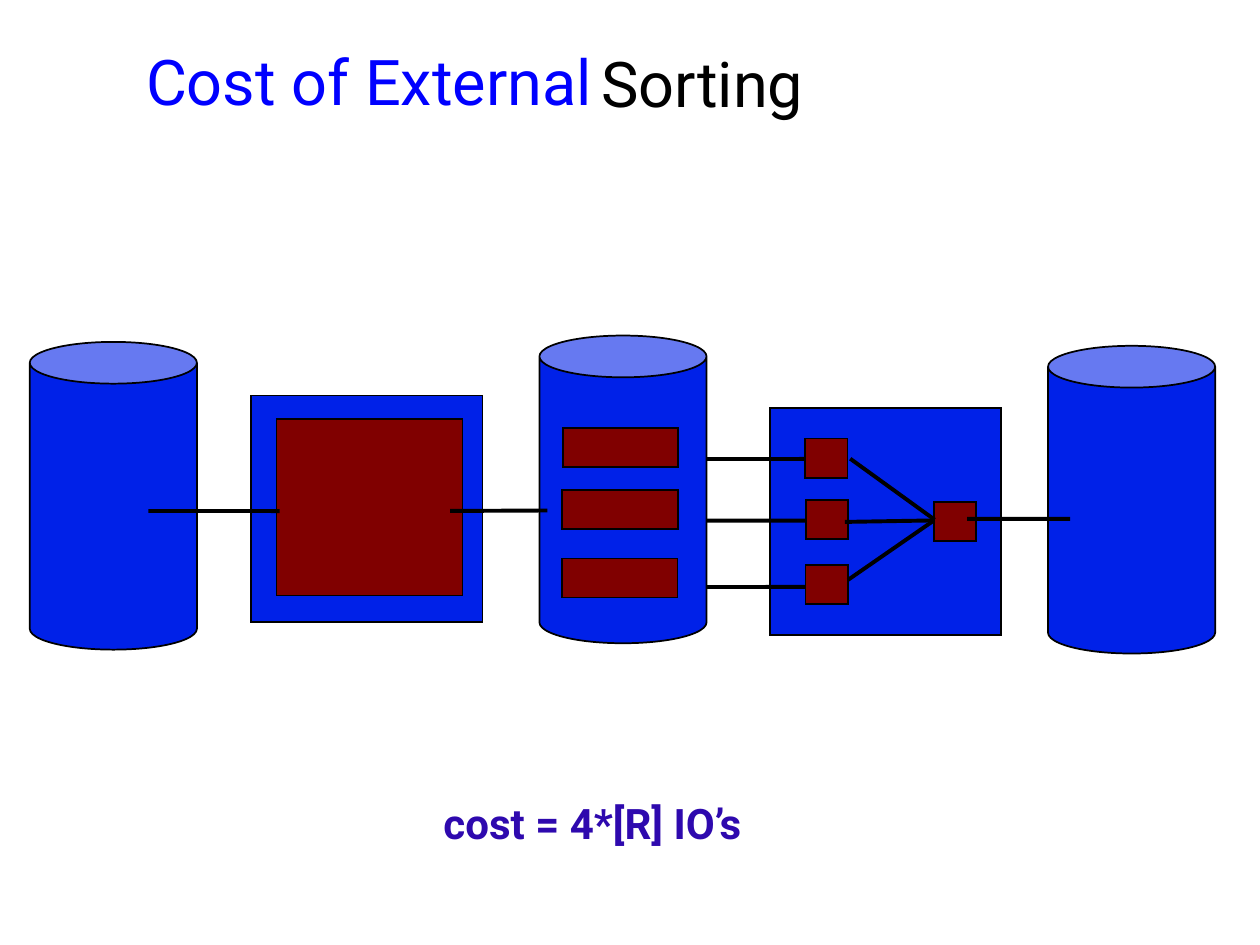
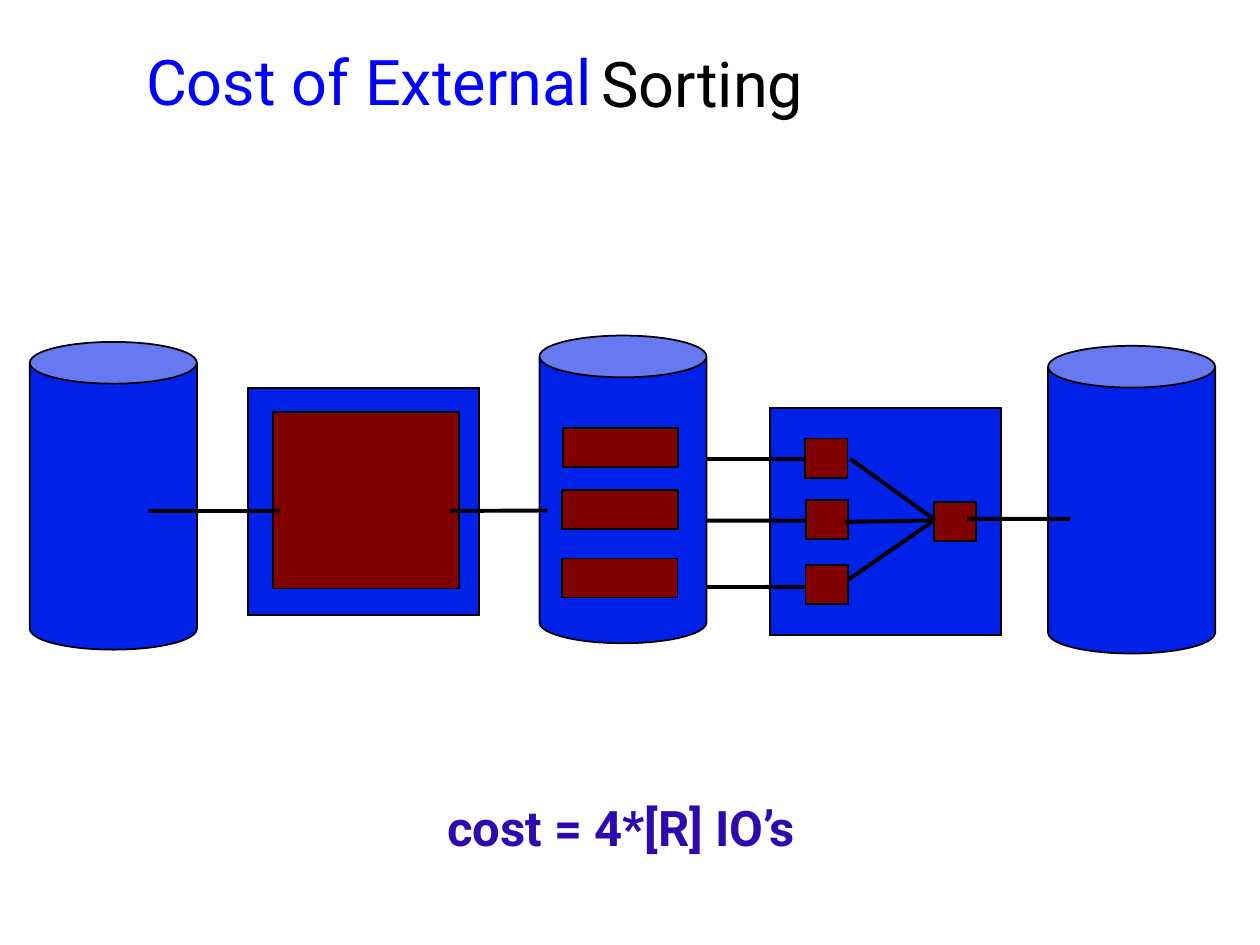
Before and after one commit to jhellerstein/cs186-09, a slide deck: slide 10 of lecs/10-QP2.ppt. Drawn at 1260x945 pixels with LibreOffice and Linux fonts; fonts in the diff are those of the drawing; background and template pictures are left out. Boxes give left, top, right and bottom in pixels: in the first picture for what was removed or moved away, otherwise in the second. Text is boxed around its words. In the diff, an @@ line names an element or a change of style, - is before the commit and + after.

```diff
--- a/lecs/10-QP2.ppt
+++ b/lecs/10-QP2.ppt
@@ rectangle: place and size @@
-rectangle at [251,396,483,622]
+rectangle at [248,388,480,615]
@@ rectangle: place and size @@
-rectangle at [276,420,462,596]
+rectangle at [273,412,460,588]
@@ text "cost = 4*[R] IO’s" at [447,805,794,854]: size 24 to 28 pt; more space between paragraphs @@
```
Also in this commit, not shown: 5 other slides changed, 1 other file.
